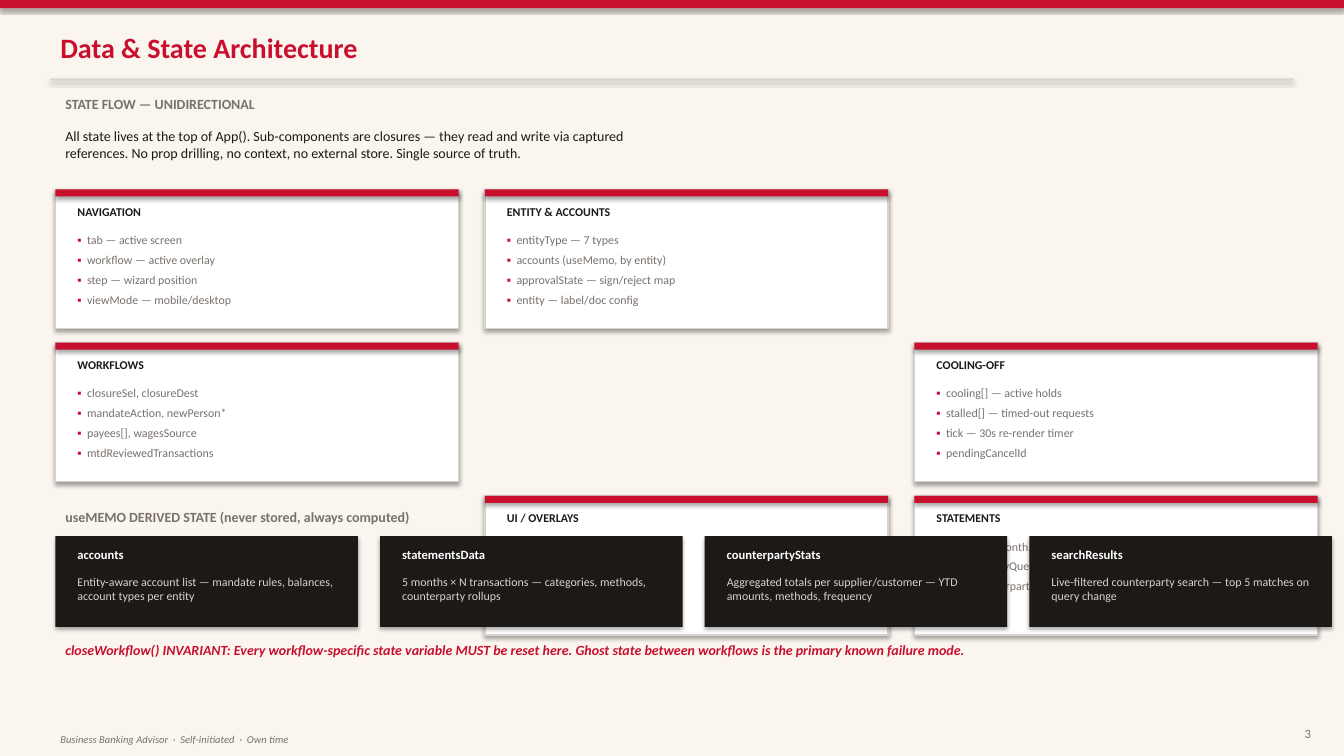
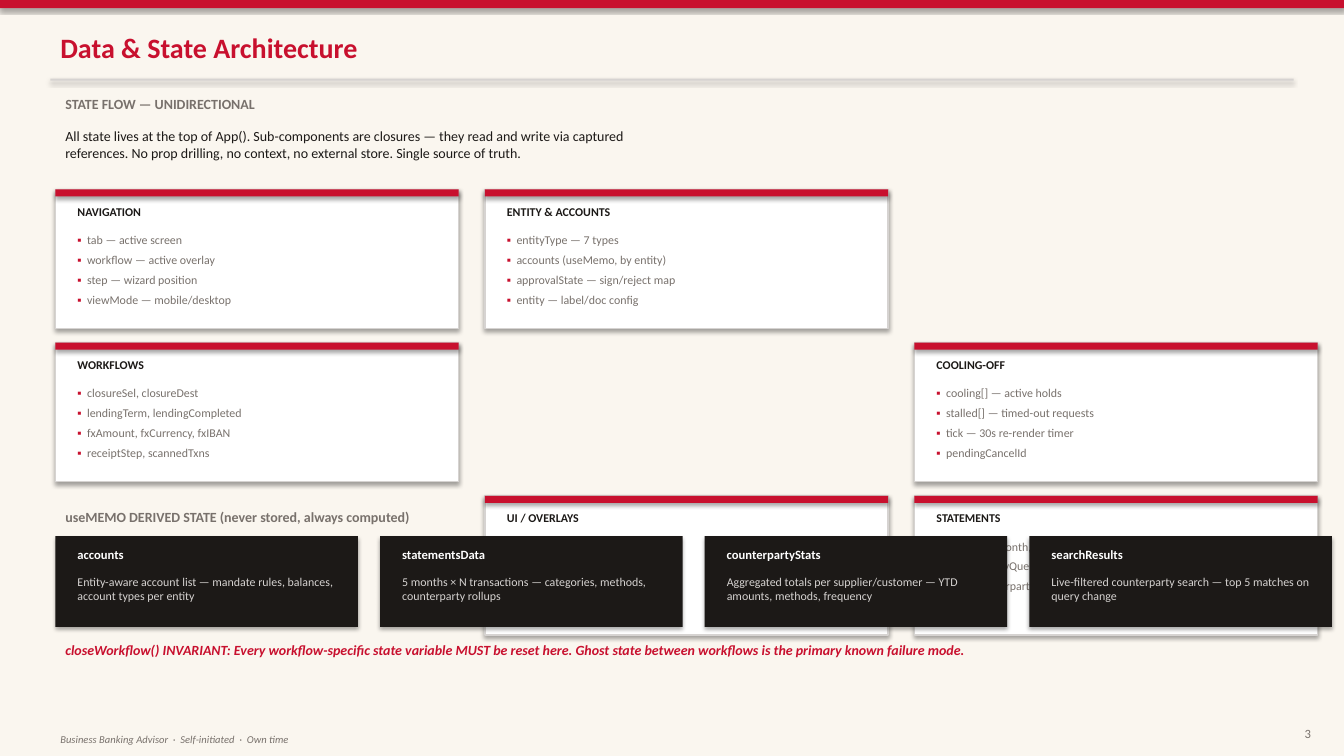
Before and after one commit to imscots-ui/santander, a slide deck: slide 3 of Santander_Architecture.pptx. Drawn at 1344x756 pixels with LibreOffice and Linux fonts; fonts in the diff are those of the drawing. Boxes give left, top, right and bottom in pixels: in the first picture for what was removed or moved away, otherwise in the second. Text is boxed around its words. In the diff, an @@ line names an element or a change of style, - is before the commit and + after.

```diff
--- a/Santander_Architecture.pptx
+++ b/Santander_Architecture.pptx
@@ text at (87,409,242,459): text changed @@
-▪ mandateAction, newPerson*
-▪ payees[], wagesSource
-▪ mtdReviewedTransactions
+▪ lendingTerm, lendingCompleted
+▪ fxAmount, fxCurrency, fxIBAN
+▪ receiptStep, scannedTxns
```
Also in this commit, not shown: 1 other slide changed, 7 other files.
